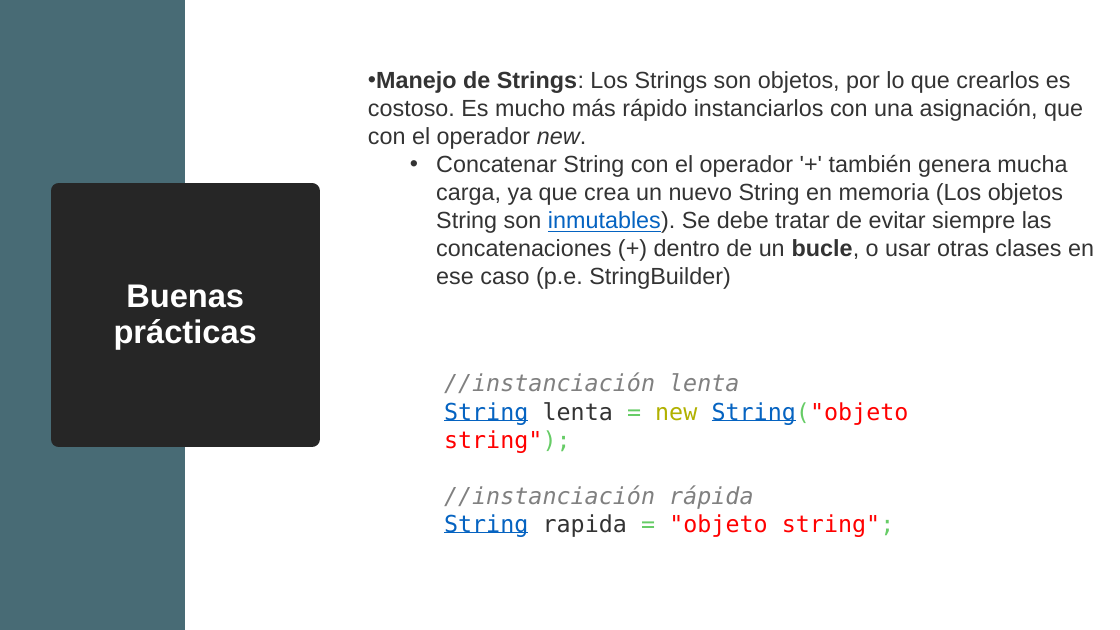
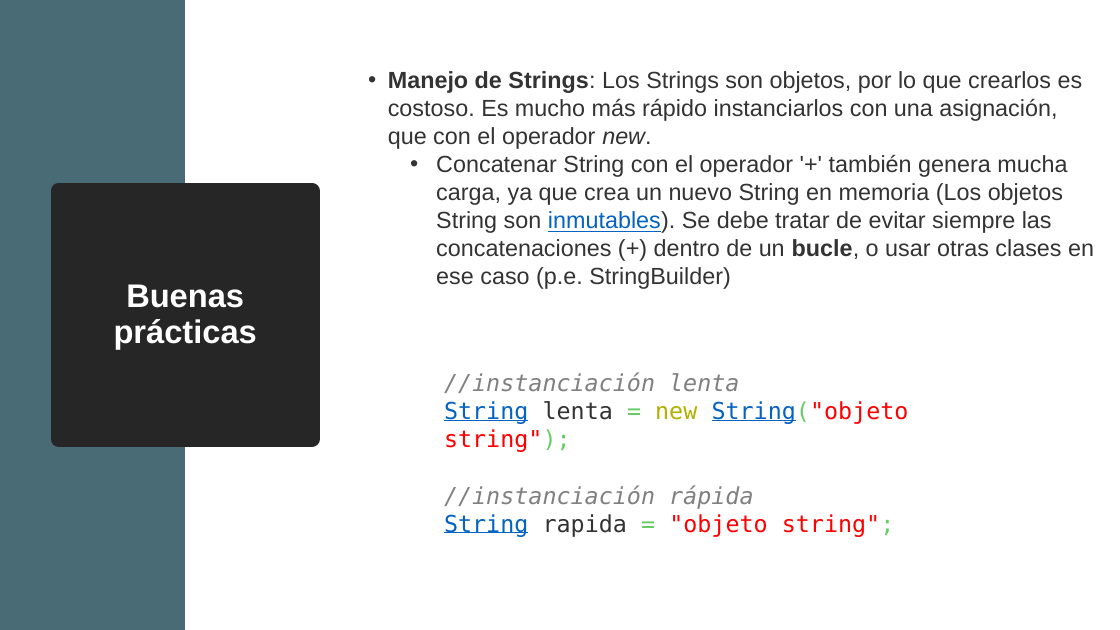
Before and after one commit to davCesur/gestionEquiposDAWEquipo4JAVA, a slide deck: slide 30 of Introducción a TDD.pptx. Drawn at 1120x630 pixels with LibreOffice and Linux fonts; fonts in the diff are those of the drawing. Boxes give left, top, right and bottom in pixels: in the first picture for what was removed or moved away, otherwise in the second. Text is boxed around its words. In the diff, an @@ line names an element or a change of style, - is before the commit and + after.

```diff
--- a/Introducción a TDD.pptx
+++ b/Introducción a TDD.pptx
@@ text "Manejo de Strings: Los Strings ..." at <box>388,71,1094,289</box>: indent changed @@
```
Also in this commit, not shown: 60 other slides changed.
